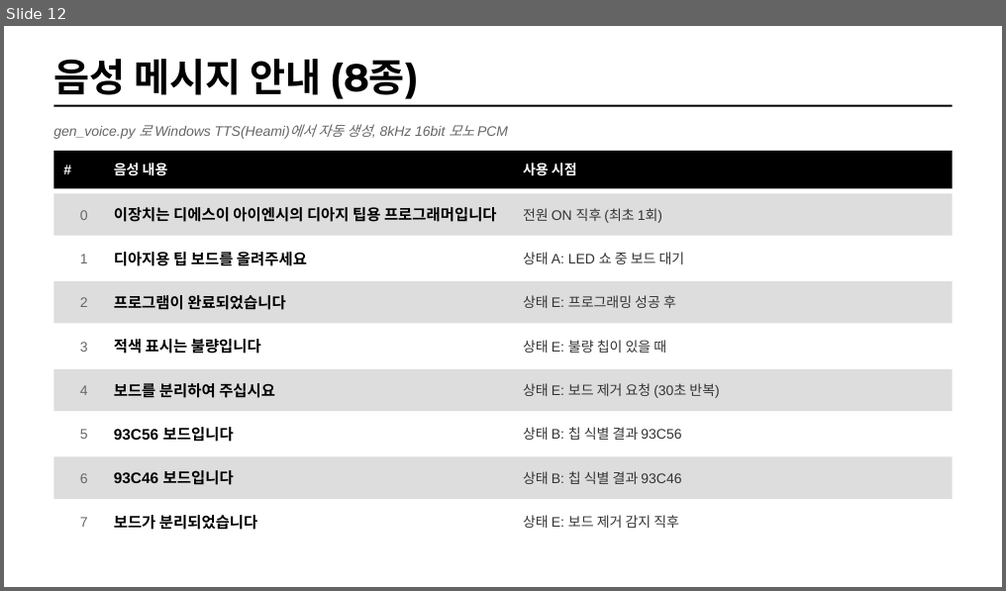
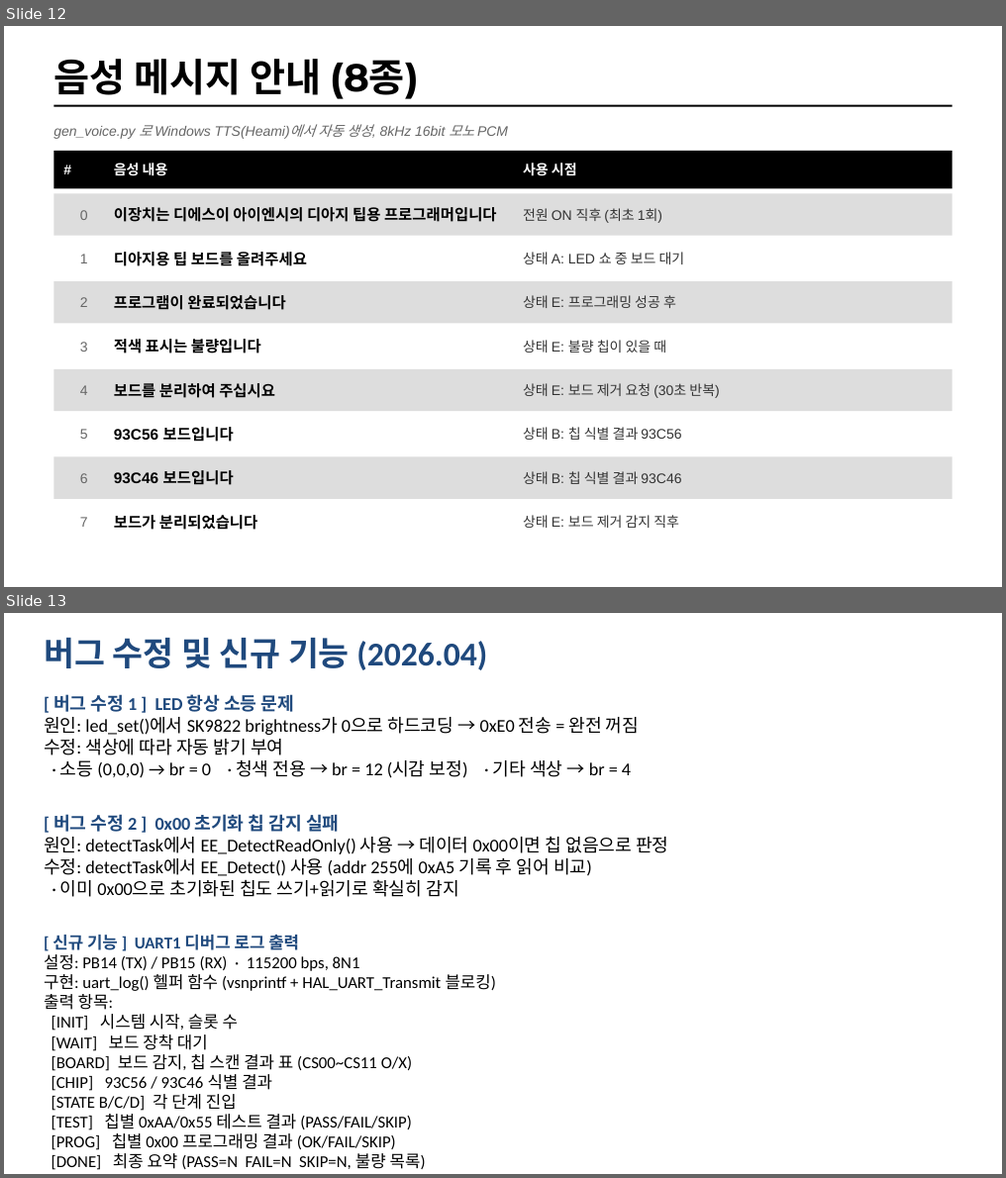
Before and after one commit to dselaser/93c56, a slide deck: 93c56_overview.pptx. Shown one above the other, each under a label of ours: slide 12 before the commit, slides 12 and 13 after it. The pictures are 1006x591 and 1006x1178 pixels, drawn with LibreOffice and Linux fonts; fonts in the diff are those of the drawing. Boxes give left, top, right and bottom in pixels: in the first picture for what was removed or moved away, otherwise in the second. Text is boxed around its words. In the diff, an @@ line names an element or a change of style, - is before the commit and + after.

```diff
--- a/93c56_overview.pptx
+++ b/93c56_overview.pptx
@@ slide 13 added at (4,613,1002,1174), background #FFFFFF @@
@@ text added at (44,637,487,670), 24 pt, text #1F497D, bold @@
+버그 수정 및 신규 기능 (2026.04)
@@ text added at (44,694,639,778), 13 pt, text #000000 @@
+[ 버그 수정 1 ] LED 항상 소등 문제
+원인: led_set()에서 SK9822 brightness가 0으로 하드코딩 → 0xE0 전송 = 완전 꺼짐
+수정: 색상에 따라 자동 밝기 부여
+· 소등 (0,0,0) → br = 0 · 청색 전용 → br = 12 (시감 보정) · 기타 색상 → br = 4
@@ text added at (44,814,668,897), 13 pt, text #000000 @@
+[ 버그 수정 2 ] 0x00 초기화 칩 감지 실패
+원인: detectTask에서 EE_DetectReadOnly() 사용 → 데이터 0x00이면 칩 없음으로 판정
+수정: detectTask에서 EE_Detect() 사용 (addr 255에 0xA5 기록 후 읽어 비교)
+· 이미 0x00으로 초기화된 칩도 쓰기+읽기로 확실히 감지
@@ text added at (44,935,496,1170), 12 pt, text #000000 @@
+[ 신규 기능 ] UART1 디버그 로그 출력
+설정: PB14 (TX) / PB15 (RX) · 115200 bps, 8N1
+구현: uart_log() 헬퍼 함수 (vsnprintf + HAL_UART_Transmit 블로킹)
+출력 항목:
+[INIT] 시스템 시작, 슬롯 수
+[WAIT] 보드 장착 대기
+[BOARD] 보드 감지, 칩 스캔 결과 표 (CS00~CS11 O/X)
+[CHIP] 93C56 / 93C46 식별 결과
+[STATE B/C/D] 각 단계 진입
+[TEST] 칩별 0xAA/0x55 테스트 결과 (PASS/FAIL/SKIP)
+[PROG] 칩별 0x00 프로그래밍 결과 (OK/FAIL/SKIP)
+[DONE] 최종 요약 (PASS=N FAIL=N SKIP=N, 불량 목록)
+[BOARD] 보드 분리 확인
```
Also in this commit, not shown: 3 slides changed, 4 other slides added, 2 other files.
